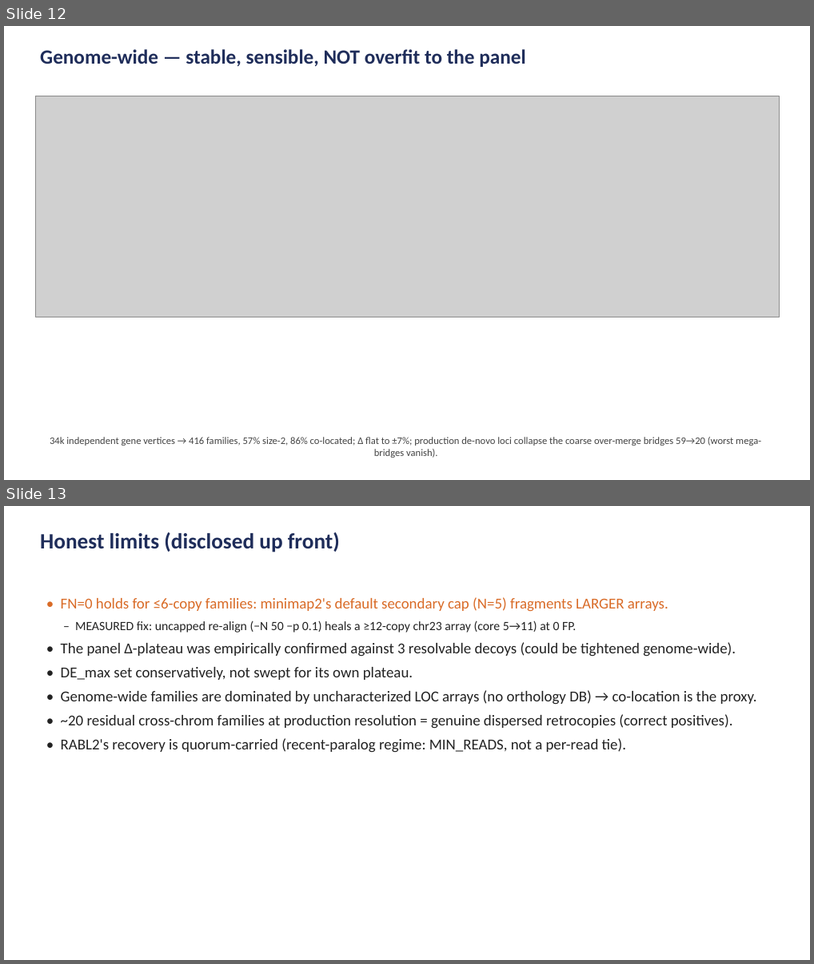
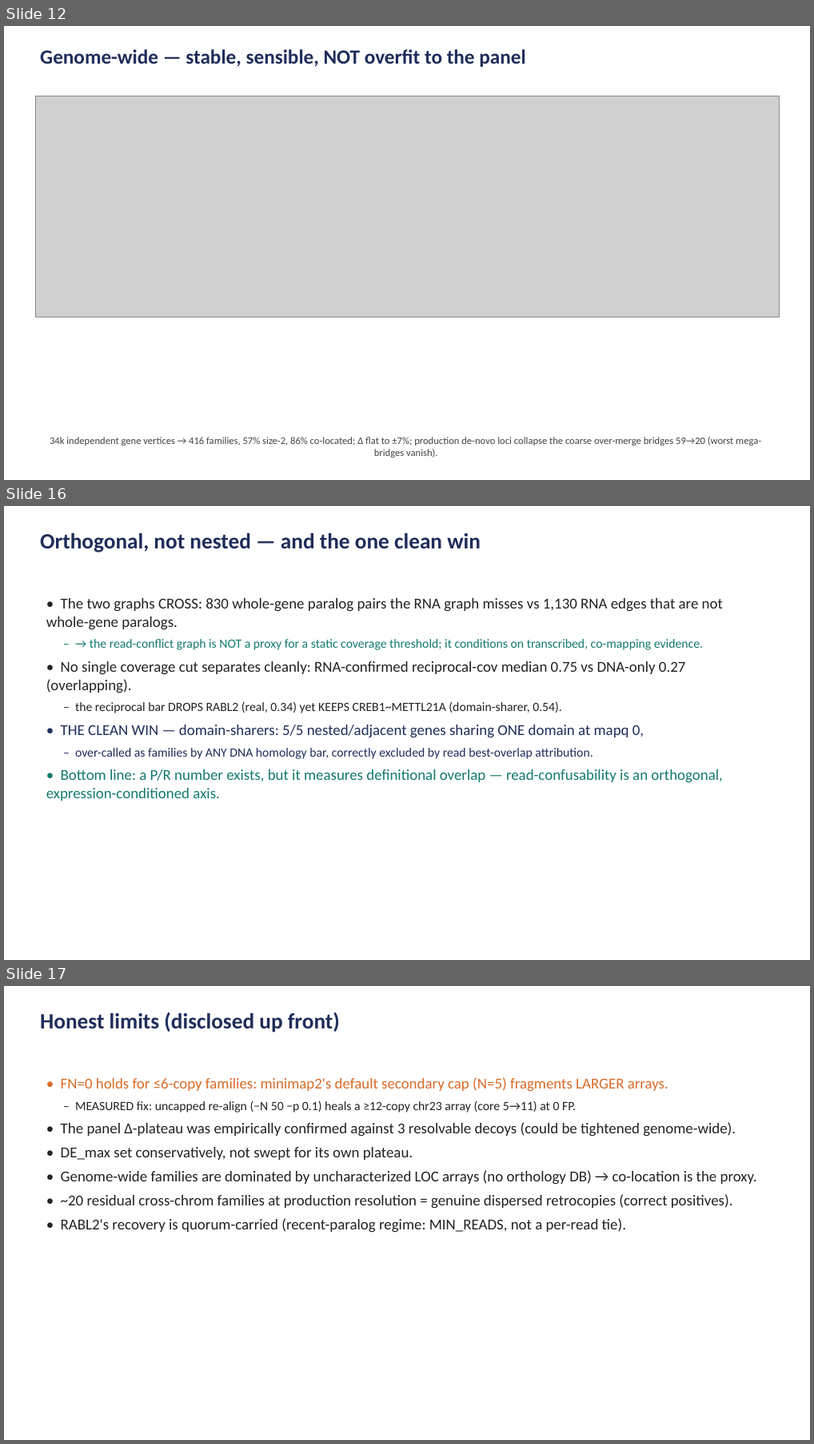
Before and after one commit to juanfraitu1/Rustle, a slide deck: bench/family_definition_slides.pptx. Shown one above the other, each under a label of ours: slides 12 and 13 before the commit, slides 12, 16 and 17 after it; the slides between them are not shown. The pictures are 814x964 and 814x1444 pixels, drawn with LibreOffice and Linux fonts; fonts in the diff are those of the drawing; grey boxes stand for pictures. Boxes give left, top, right and bottom in pixels: in the first picture for what was removed or moved away, otherwise in the second. Text is boxed around its words. In the diff, an @@ line names an element or a change of style, - is before the commit and + after.

```diff
--- a/bench/family_definition_slides.pptx
+++ b/bench/family_definition_slides.pptx
@@ slide 16 added at box(4, 506, 810, 960), background #FFFFFF @@
@@ text added at box(40, 533, 481, 552), 26 pt, text #1F2D5A, bold @@
+Orthogonal, not nested — and the one clean win
@@ text added at box(46, 598, 723, 800), 18 pt, text #222222 @@
+• The two graphs CROSS: 830 whole-gene paralog pairs the RNA graph misses vs 1,130 RNA edges that are not whole-gene paralogs.
+– → the read-conflict graph is NOT a proxy for a static coverage threshold; it conditions on transcribed, co-mapping evidence.
+• No single coverage cut separates cleanly: RNA-confirmed reciprocal-cov median 0.75 vs DNA-only 0.27 (overlapping).
+– the reciprocal bar DROPS RABL2 (real, 0.34) yet KEEPS CREB1~METTL21A (domain-sharer, 0.54).
+• THE CLEAN WIN — domain-sharers: 5/5 nested/adjacent genes sharing ONE domain at mapq 0,
+– over-called as families by ANY DNA homology bar, correctly excluded by read best-overlap attribution.
+• Bottom line: a P/R number exists, but it measures definitional overlap — read-confusability is an orthogonal, expression-conditioned axis.
@@ what was slide 13 is now slide 17 @@
```
Also in this commit, not shown: 3 other slides added, 8 other files.
